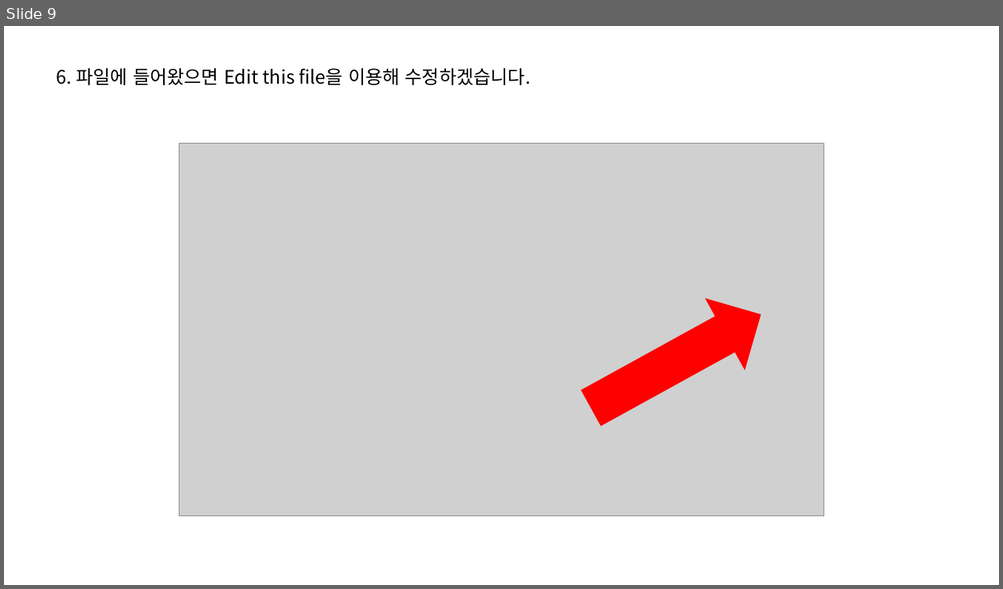
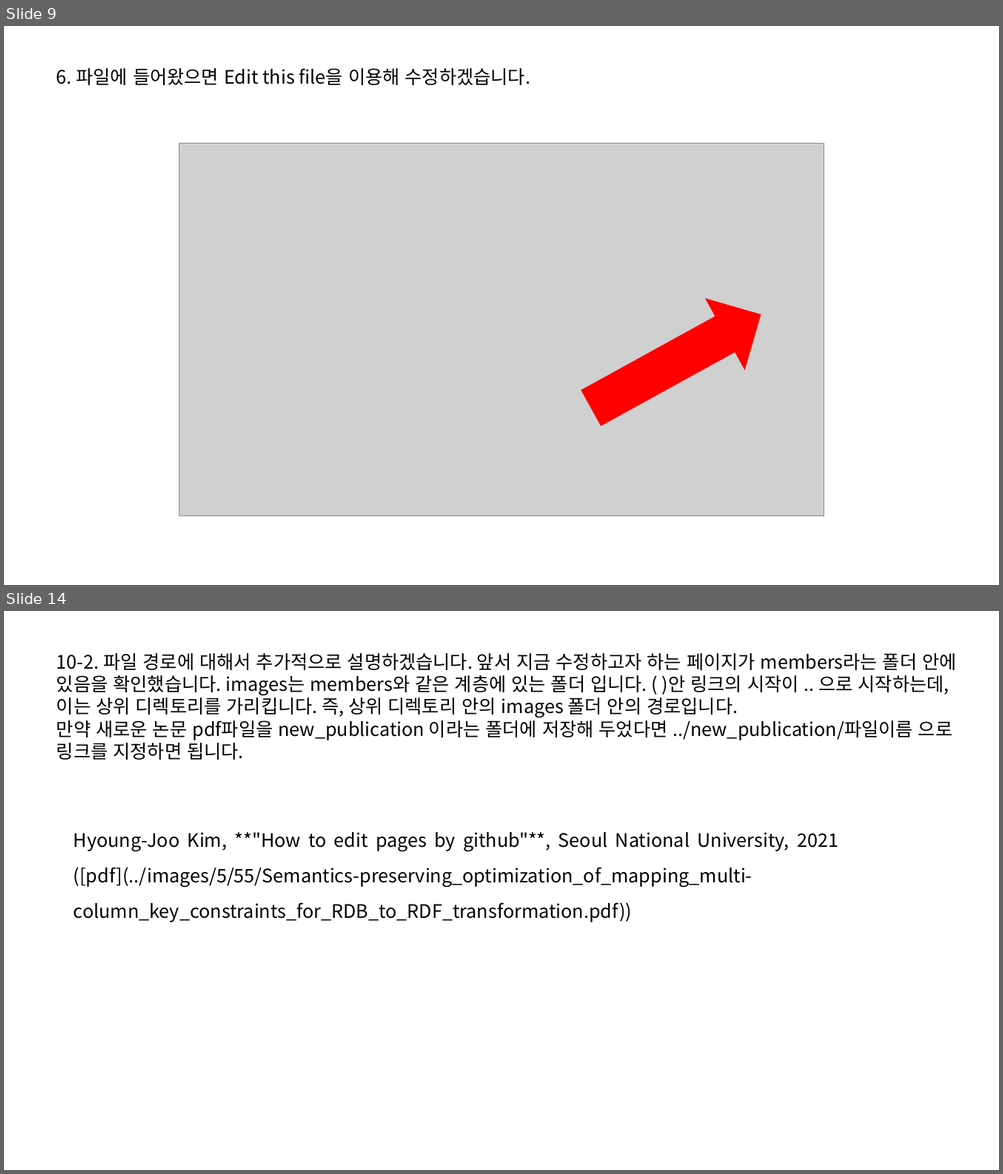
Before and after one commit to SNU-BDA-Lab/SNU-BDA-Lab.github.io, a slide deck: How_To_Use_Github_pages.pptx. Shown one above the other, each under a label of ours: slide 9 before the commit, slides 9 and 14 after it; the slides between them are not shown. The pictures are 1003x589 and 1003x1174 pixels, drawn with LibreOffice and Linux fonts; fonts in the diff are those of the drawing; grey boxes stand for pictures. Boxes give left, top, right and bottom in pixels: in the first picture for what was removed or moved away, otherwise in the second. Text is boxed around its words. In the diff, an @@ line names an element or a change of style, - is before the commit and + after.

```diff
--- a/How_To_Use_Github_pages.pptx
+++ b/How_To_Use_Github_pages.pptx
@@ slide 14 added at (x1=4, y1=611, x2=999, y2=1170), background #FFFFFF @@
@@ text added at (x1=57, y1=653, x2=956, y2=760), 18 pt, text #000000 @@
+10-2. 파일 경로에 대해서 추가적으로 설명하겠습니다. 앞서 지금 수정하고자 하는 페이지가 members라는 폴더 안에 있음을 확인했습니다. images는 members와 같은 계층에 있는 폴더 입니다. ( )안 링크의 시작이 .. 으로 시작하는데, 이는 상위 디렉토리를 가리킵니다. 즉, 상위 디렉토리 안의 images 폴더 안의 경로입니다.
+만약 새로운 논문 pdf파일을 new_publication 이라는 폴더에 저장해 두었다면 ../new_publication/파일이름 으로 링크를 지정하면 됩니다.
@@ text added at (x1=74, y1=832, x2=838, y2=923), 18 pt, text #000000 @@
+Hyoung-Joo Kim, **"How to edit pages by github"**, Seoul National University, 2021 ([pdf](../images/5/55/Semantics-preserving_optimization_of_mapping_multi-column_key_constraints_for_RDB_to_RDF_transformation.pdf))
```
Also in this commit, not shown: 2 slides changed, 8 other slides added, 2 slides removed, 21 other files.
